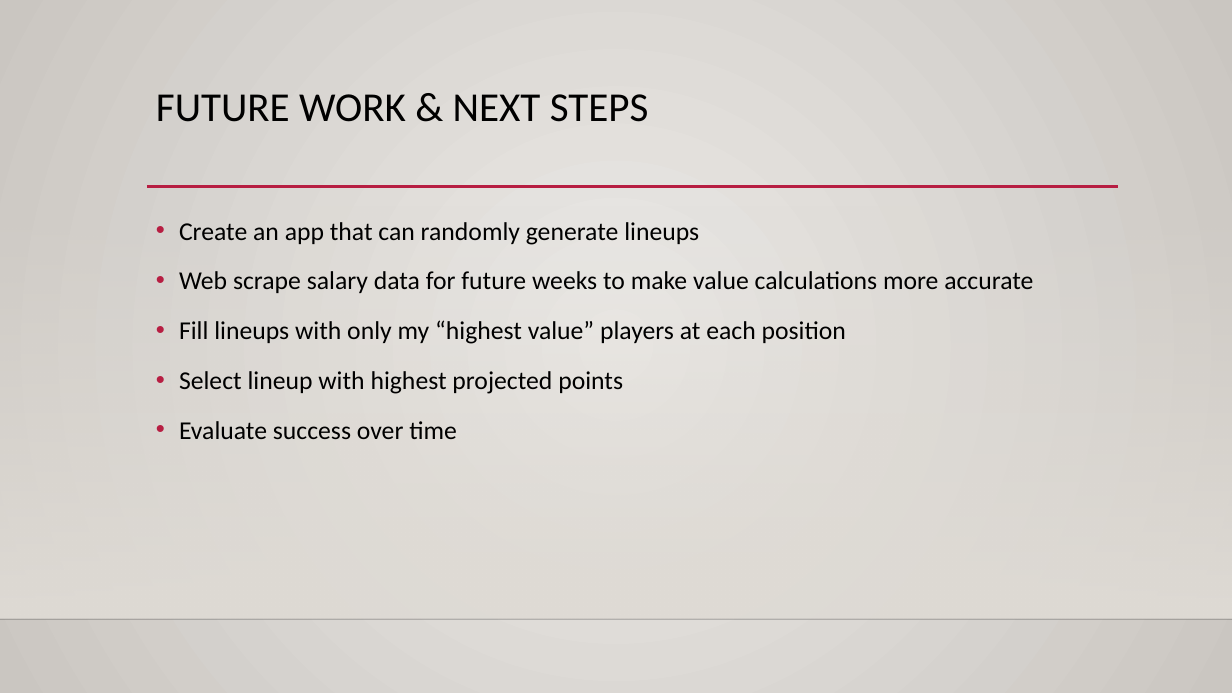
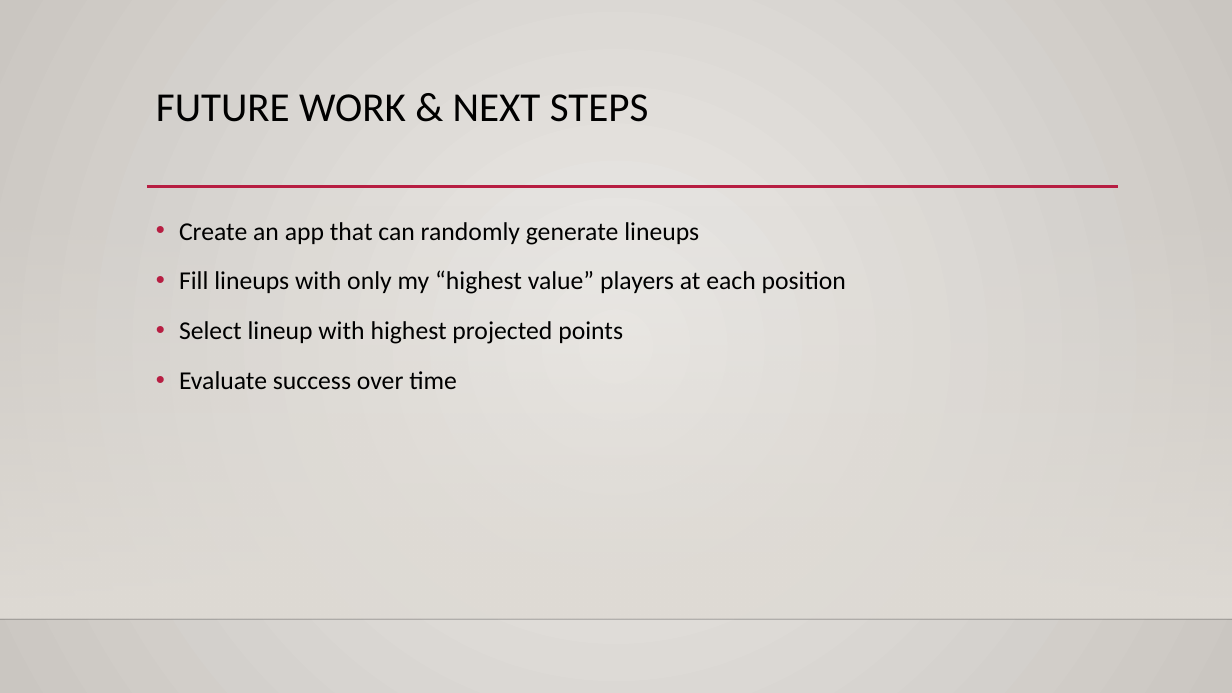
Before and after one commit to hjgoode3/NYCDSA_Python_Project, a slide deck: slide 12 of HG_Project_Presentation.pptx. Drawn at 1232x693 pixels with LibreOffice and Linux fonts; fonts in the diff are those of the drawing; background and template pictures are left out. Boxes give left, top, right and bottom in pixels: in the first picture for what was removed or moved away, otherwise in the second. Text is boxed around its words. In the diff, an @@ line names an element or a change of style, - is before the commit and + after.

```diff
--- a/HG_Project_Presentation.pptx
+++ b/HG_Project_Presentation.pptx
@@ text at bbox=[179, 271, 1033, 293]: paragraph removed @@
-• Web scrape salary data for future weeks to make value calculations more accurate
```
Also in this commit, not shown: 3 other slides changed.
